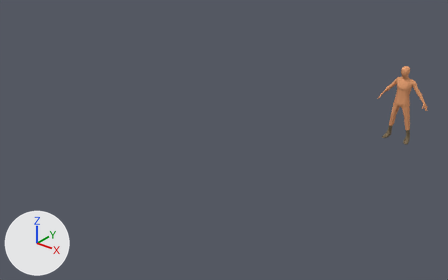
The Blender file BlendFilesForUnity/R_CharacterModel.blend as it was, and as the next commit left it.
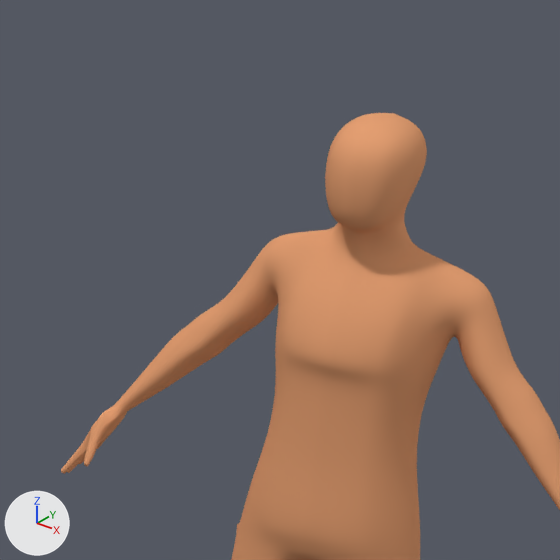
The first picture shows the older version from a camera (50 mm lens) standing at (14.1, -35.7, 17.7) and looking at (-7.1, -9.2, 1.3). The close-ups show both versions on the part from 83% to 94% of the width and 20% to 38% of the height of that picture; other places that the commit changed are outside them. The lights are fixed; the arrows at lower left show +X, +Y and +Z.

The scene before the commit, as lines of its bpy script (objects in view):
```python
me_cube_003 = bpy.data.meshes.new('Cube.003')
me_cube_003.from_pydata(...)  # 912 vertices, 889 faces, 1 loose edge; spans x -1.67..0.0, y -0.42..0.5, z 0.0..5.01
me_cube_003.polygons.foreach_set('use_smooth', [True] * 889)
# faces by material slot: [733, 156]
me_cube_003.materials.append(mat_skin)  # beige #e5a073
me_cube_003.materials.append(mat_boot)  # brown #776851
ob_cube = bpy.data.objects.new('Cube', me_cube_003)
ob_cube.location = (0.0, 0.0, 0.0)
_m = ob_cube.modifiers.new('Subsurf', 'SUBSURF')
_m = ob_cube.modifiers.new('Mirror', 'MIRROR')
_m.use_clip = True
```
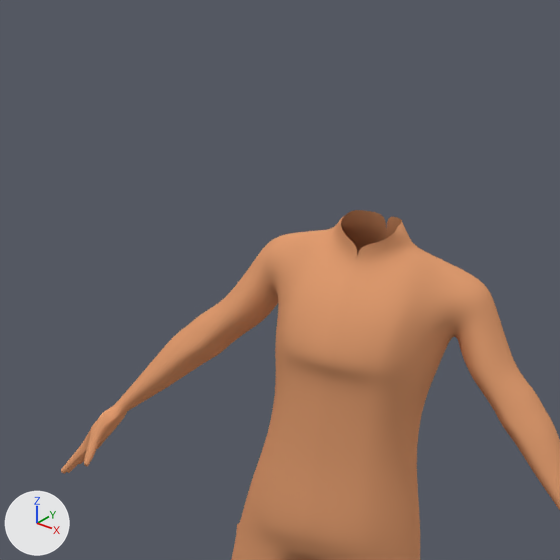
What differs and where, as boxes [x1, y1, x2, y2] in the close-ups (560 x 560 px):
```json
{"object": "Cube", "change": "reshaped", "before": [61, 113, 560, 560], "after": [61, 210, 560, 560]}
{"part": 1, "of": "me_cube_003", "change": "deleted", "before": [325, 113, 427, 246], "on screen": "orange"}
```

The change, as JSON lines over the scene's bpy script:
```json
{"block": "me_cube_003", "where": "# used by ob_cube; location = (0.0, 0.0, 0.0)"}
{"op": "remove", "block": "me_cube_003", "code": "me_cube_003.from_pydata(...)  # 912 vertices, 889 faces, 1 loose edge; spans x -1.67..0.0, y -0.42..0.5, z 0.0..5.01"}
{"op": "add", "block": "me_cube_003", "code": "me_cube_003.from_pydata(...)  # 857 vertices, 839 faces, 1 loose edge; spans x -1.67..0.0, y -0.42..0.5, z 0.0..4.39"}
{"block": "me_cube_003", "change": "me_cube_003 part 1"}
{"block": "me_cube_003", "change": "55 vertices are removed from x -0.26..0.0, y -0.35..0.33, z 4.35..5.01"}
{"block": "me_cube_003", "change": "50 faces are deleted"}
```
